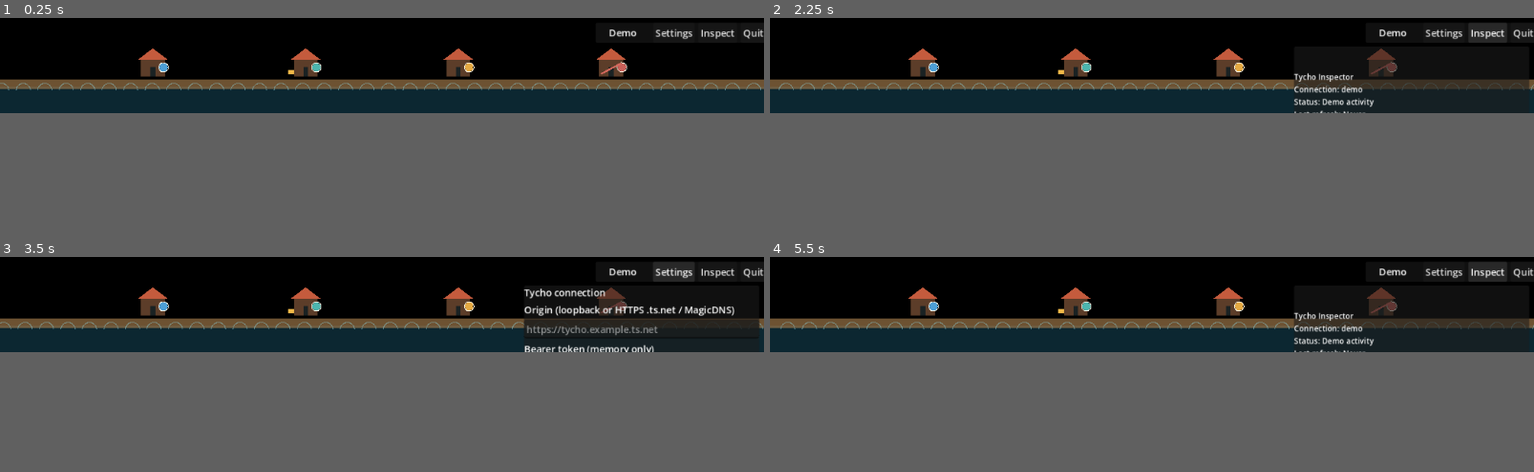
Above: before the commit, frames 1-4 (two rows, left to right).
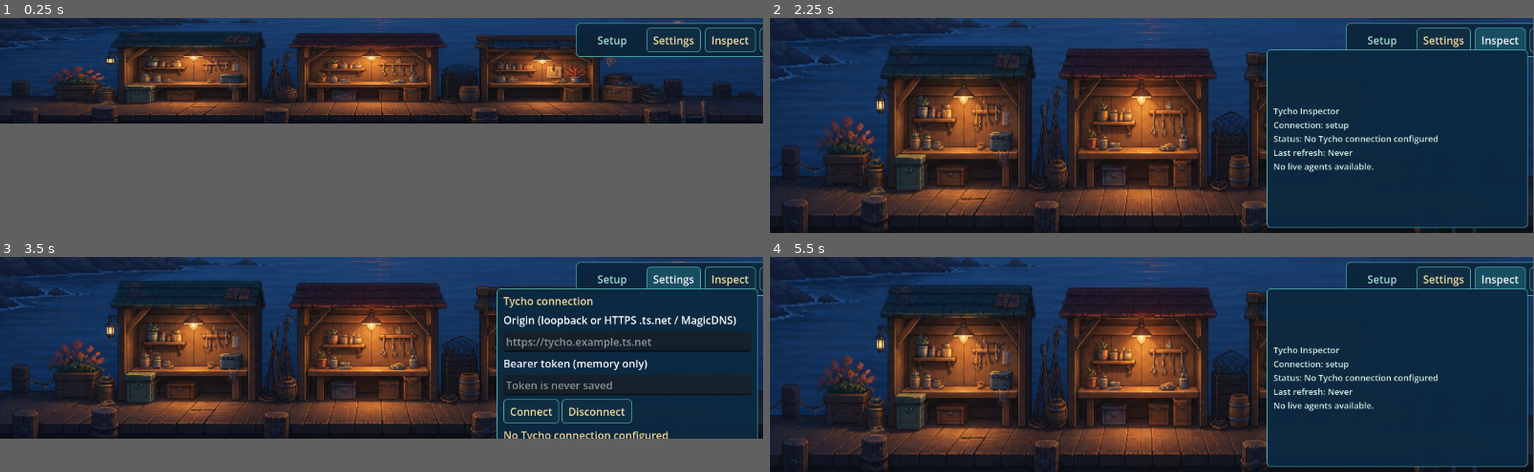
Above: after the commit, the same moments.

Repository: firewalker06/tycho-companion
Game: Godot game, scene res://main.tscn
Same seed, same stepped clock (60 frames per second), same inputs: the game is played once before the commit and once after it.
Inputs:
- Up to frame 1 (0.25 s): no input
- Up to frame 2 (2.25 s): click "Settings" at 0.5 s; click "Settings" at 1.25 s; click "Inspect" at 2 s
- Up to frame 3 (3.5 s): click "Settings" at 2.75 s
- Up to frame 4 (5.5 s): click "Inspect" at 3.5 s; click "Inspect" at 4.25 s; click "Inspect" at 5 s
In our replay, in frame 1 the window is 800x100 before the commit and 799x111 after it. These sizes can differ from the game's own. Grey fills any space a smaller window leaves; there, only what the larger window draws over its background counts as a difference.

The runs differ from the first frame. In frame 1, 41% of the frame differs, in the area x 0-100%, y 0-50%; in frame 2, 77%, in the area x 0-100%, y 0-100%; in frame 3, 66%; in frame 4, 77%.

Commit message:
feat: integrate companion illustration layer

Diff:
--- a/godot/connection_client.gd
+++ b/godot/connection_client.gd
@@ -8,14 +8,13 @@
 signal snapshot_received(activity: Dictionary, resources: Dictionary, refreshed_at: String)
 
 const SETTINGS_PATH := "user://tycho-companion.cfg"
-const MAX_RETRIES := 3
 const BASE_BACKOFF_SECONDS := 2.0
 const POLL_SECONDS := 15.0
 
 var origin := ""
 var _token := ""
-var _status := "demo"
-var _message := "Demo activity"
+var _status := "setup"
+var _message := "No Tycho connection configured"
 var _generation := 0
 var _retry_count := 0
 var _next_refresh_at := 0
@@ -71,7 +70,7 @@
 	_pending = 0
 	_activity = {}
 	_resources = {}
-	_set_status("demo", "Disconnected — showing local demo activity")
+	_set_status("setup", "Disconnected. Configure Tycho to show live activity.")
 
 func refresh() -> void:
 	if not has_live_configuration() or _pending > 0:
@@ -122,12 +121,9 @@
 	_generation += 1
 	_pending = 0
 	_retry_count += 1
-	if _retry_count <= MAX_RETRIES:
-		var delay := minf(30.0, BASE_BACKOFF_SECONDS * pow(2.0, _retry_count - 1))
-		_next_refresh_at = Time.get_ticks_msec() + int(delay * 1000.0)
-		_set_status("retrying", "%s Retrying in %d seconds." % [reason, int(delay)])
-	else:
-		_set_status("offline", "%s Reconnect from Settings." % reason)
+	var delay := minf(60.0, BASE_BACKOFF_SECONDS * pow(2.0, _retry_count - 1))
+	_next_refresh_at = Time.get_ticks_msec() + int(delay * 1000.0)
+	_set_status("retrying", "%s Retrying in %d seconds." % [reason, int(delay)])
 
 func _set_status(next_status: String, next_message: String) -> void:
 	_status = next_status
--- /dev/null
+++ b/godot/desktop_layout.gd
@@ -0,0 +1,28 @@
+class_name DesktopLayout
+extends RefCounted
+
+## The window grows upward for an overlay and keeps its bottom edge on the
+## usable desktop edge.  This keeps the compact strip stable and makes the
+## entire overlay reachable instead of clipping it at the 160 px viewport.
+const COMPACT_HEIGHT := 160
+const CONTROL_MARGIN := 8
+const CONTROL_HEIGHT := 34
+const OVERLAY_TOP := 48
+const SETTINGS_HEIGHT := 220
+const INSPECT_HEIGHT := 270
+
+static func overlay_height(kind: String) -> int:
+	match kind:
+		"settings": return SETTINGS_HEIGHT
+		"inspect": return INSPECT_HEIGHT
+		_: return 0
+
+static func window_height(kind: String) -> int:
+	return max(COMPACT_HEIGHT, OVERLAY_TOP + overlay_height(kind) + CONTROL_MARGIN)
+
+static func bottom_anchored_position(usable: Rect2i, height: int) -> Vector2i:
+	return Vector2i(usable.position.x, usable.end.y - height)
+
+static func overlay_rect(viewport_width: float, kind: String) -> Rect2:
+	var width := minf(394.0, maxf(260.0, viewport_width - 16.0))
+	return Rect2(viewport_width - width - CONTROL_MARGIN, OVERLAY_TOP, width, overlay_height(kind))
--- a/godot/main.gd
+++ b/godot/main.gd
@@ -1,26 +1,22 @@
 extends Node2D
 
 const StateMapperScript := preload("res://state_mapper.gd")
-
-const STRIP_HEIGHT := 160.0
-const DEMO := [
-	{"server": "Demo shore", "project": "harbor", "agent": "Harbor keeper", "state": "running", "unread": false, "stale": false},
-	{"server": "Demo shore", "project": "lantern", "agent": "Lantern keeper", "state": "idle", "unread": true, "stale": false},
-	{"server": "Demo shore", "project": "gate", "agent": "Gate keeper", "state": "awaiting-input", "unread": false, "stale": false},
-	{"server": "Demo shore", "project": "weather", "agent": "Weather keeper", "state": "blocked", "unread": false, "stale": false},
-]
-
-# Hooks for the later illustration pass. The MVP intentionally draws procedural
-# placeholders and never depends on a final artwork file.
-const ASSET_SLOTS := {"shoreline": "", "workshop": "", "state_cues": ""}
+const DesktopLayoutScript := preload("res://desktop_layout.gd")
+const WORKSHOP := preload("res://assets/coastal-workshop.png")
+const CARETAKER := preload("res://assets/caretaker-poses.png")
+
+# The full-width x=0..1774, y=400..784 source region retains all three lit
+# work bays. It is intentionally fitted to the compact strip, with no bars.
+const WORKSHOP_REGION := Rect2(0, 400, 1774, 384)
+const CARETAKER_CELL := Vector2(512, 512)
+const CONTROL_WIDTH := 274.0
 
 @onready var client: ConnectionClient = $ConnectionClient
 
 var tide := 0.0
 var agents: Array[Dictionary] = []
 var last_refresh := "Never"
-var inspect_visible := false
-var settings_visible := false
+var overlay_kind := ""
 var control_area: PanelContainer
 var settings_panel: PanelContainer
 var inspect_panel: PanelContainer
@@ -34,12 +30,12 @@
 	get_window().transparent = true
 	get_window().borderless = true
 	get_window().always_on_top = false
-	var usable := DisplayServer.screen_get_usable_rect()
-	get_window().position = usable.position + Vector2i(0, usable.size.y - int(STRIP_HEIGHT))
+	_apply_window_layout()
 	_build_controls()
 	client.status_changed.connect(_on_connection_status_changed)
 	client.snapshot_received.connect(_on_snapshot_received)
 	_on_connection_status_changed(client.connection_status(), client.connection_message())
+	get_viewport().size_changed.connect(_on_viewport_size_changed)
 	call_deferred("_update_passthrough")
 	queue_redraw()
 
@@ -52,16 +48,52 @@
 	if event.is_action_pressed("ui_cancel"):
 		_hide_overlays()
 	if event is InputEventKey and event.pressed and event.keycode == KEY_I:
-		_toggle_inspect()
+		_toggle_overlay("inspect")
+
+func _apply_window_layout() -> void:
+	var usable := DisplayServer.screen_get_usable_rect()
+	var height := DesktopLayoutScript.window_height(overlay_kind)
+	# Keep the canvas' logical size in lockstep with the native window. The
+	# project has a 160 px compact default, so changing window size alone would
+	# otherwise leave controls laid out in a clipped 160 px viewport.
+	get_window().content_scale_size = Vector2i(usable.size.x, height)
+	get_window().size = Vector2i(usable.size.x, height)
+	get_window().position = DesktopLayoutScript.bottom_anchored_position(usable, height)
+
+func _on_viewport_size_changed() -> void:
+	if control_area == null:
+		return
+	_layout_controls()
+	call_deferred("_update_passthrough")
+	queue_redraw()
+
+func _panel_style(color: Color) -> StyleBoxFlat:
+	var style := StyleBoxFlat.new()
+	style.bg_color = color
+	style.border_color = Color("4faea8")
+	style.set_border_width_all(1)
+	style.corner_radius_top_left = 5
+	style.corner_radius_top_right = 5
+	style.corner_radius_bottom_left = 5
+	style.corner_radius_bottom_right = 5
+	style.content_margin_left = 10
+	style.content_margin_right = 10
+	style.content_margin_top = 7
+	style.content_margin_bottom = 7
+	return style
+
+func _style_button(button: Button) -> void:
+	button.add_theme_stylebox_override("normal", _panel_style(Color("102e43e8")))
+	button.add_theme_stylebox_override("hover", _panel_style(Color("175063f2")))
+	button.add_theme_stylebox_override("pressed", _panel_style(Color("0b2536f2")))
+	button.add_theme_color_override("font_color", Color("f4dc9b"))
 
 func _build_controls() -> void:
 	var layer := CanvasLayer.new()
 	add_child(layer)
 	control_area = PanelContainer.new()
 	control_area.name = "ControlArea"
-	control_area.set_anchors_preset(Control.PRESET_TOP_RIGHT)
-	control_area.position = Vector2(-282, 8)
-	control_area.size = Vector2(274, 34)
+	control_area.add_theme_stylebox_override("panel", _panel_style(Color("0a2339e8")))
 	layer.add_child(control_area)
 	var row := HBoxContainer.new()
 	row.add_theme_constant_override("separation", 6)
@@ -70,31 +102,35 @@
 	connection_label.custom_minimum_size = Vector2(90, 0)
 	connection_label.horizontal_alignment = HORIZONTAL_ALIGNMENT_CENTER
 	connection_label.clip_text = true
+	connection_label.add_theme_color_override("font_color", Color("a9ddd2"))
 	row.add_child(connection_label)
-	var settings_button := Button.new()
-	settings_button.text = "Settings"
-	settings_button.tooltip_text = "Configure Tycho origin and token"
-	settings_button.pressed.connect(_toggle_settings)
-	row.add_child(settings_button)
-	var inspect_button := Button.new()
-	inspect_button.text = "Inspect"
-	inspect_button.tooltip_text = "Show compact diagnostics"
-	inspect_button.pressed.connect(_toggle_inspect)
-	row.add_child(inspect_button)
-	var quit_button := Button.new()
-	quit_button.text = "Quit"
-	quit_button.tooltip_text = "Quit Tycho Companion"
-	quit_button.pressed.connect(_quit)
-	row.add_child(quit_button)
+	for details in [["Settings", "Configure Tycho origin and token"], ["Inspect", "Show compact diagnostics"], ["Quit", "Quit Tycho Companion"]]:
+		var button := Button.new()
+		button.text = details[0]
+		button.tooltip_text = details[1]
+		_style_button(button)
+		match button.text:
+			"Settings": button.pressed.connect(_toggle_overlay.bind("settings"))
+			"Inspect": button.pressed.connect(_toggle_overlay.bind("inspect"))
+			"Quit": button.pressed.connect(_quit)
+		row.add_child(button)
 	_build_settings(layer)
 	_build_inspect(layer)
+	_layout_controls()
+
+func _layout_controls() -> void:
+	var width := get_viewport_rect().size.x
+	control_area.position = Vector2(width - CONTROL_WIDTH - DesktopLayoutScript.CONTROL_MARGIN, DesktopLayoutScript.CONTROL_MARGIN)
+	control_area.size = Vector2(CONTROL_WIDTH, DesktopLayoutScript.CONTROL_HEIGHT)
+	settings_panel.position = DesktopLayoutScript.overlay_rect(width, "settings").position
+	settings_panel.size = DesktopLayoutScript.overlay_rect(width, "settings").size
+	inspect_panel.position = DesktopLayoutScript.overlay_rect(width, "inspect").position
+	inspect_panel.size = DesktopLayoutScript.overlay_rect(width, "inspect").size
 
 func _build_settings(layer: CanvasLayer) -> void:
 	settings_panel = PanelContainer.new()
 	settings_panel.name = "SettingsOverlay"
-	settings_panel.set_anchors_preset(Control.PRESET_TOP_RIGHT)
-	settings_panel.position = Vector2(-402, 48)
-	settings_panel.size = Vector2(394, 190)
+	settings_panel.add_theme_stylebox_override("panel", _panel_style(Color("0b2940fa")))
 	layer.add_child(settings_panel)
 	var box := VBoxContainer.new()
 	box.add_theme_constant_override("separation", 6)
@@ -102,6 +138,7 @@
 	var title := Label.new()
 	title.text = "Tycho connection"
 	title.add_theme_font_size_override("font_size", 16)
+	title.add_theme_color_override("font_color", Color("f4dc9b"))
 	box.add_child(title)
 	var origin_label := Label.new()
 	origin_label.text = "Origin (loopback or HTTPS .ts.net / MagicDNS)"
@@ -121,10 +158,12 @@
 	box.add_child(actions)
 	var connect_button := Button.new()
 	connect_button.text = "Connect"
+	_style_button(connect_button)
 	connect_button.pressed.connect(_connect)
 	actions.add_child(connect_button)
 	var disconnect_button := Button.new()
 	disconnect_button.text = "Disconnect"
+	_style_button(disconnect_button)
 	disconnect_button.pressed.connect(_disconnect)
 	actions.add_child(disconnect_button)
 	settings_state = Label.new()
@@ -136,13 +175,12 @@
 func _build_inspect(layer: CanvasLayer) -> void:
 	inspect_panel = PanelContainer.new()
 	inspect_panel.name = "InspectOverlay"
-	inspect_panel.set_anchors_preset(Control.PRESET_TOP_RIGHT)
-	inspect_panel.position = Vector2(-402, 48)
-	inspect_panel.size = Vector2(394, 250)
+	inspect_panel.add_theme_stylebox_override("panel", _panel_style(Color("0b2940fa")))
 	layer.add_child(inspect_panel)
 	inspect_text = Label.new()
 	inspect_text.autowrap_mode = TextServer.AUTOWRAP_WORD_SMART
 	inspect_text.add_theme_font_size_override("font_size", 13)
+	inspect_text.add_theme_color_override("font_color", Color("d6eee8"))
 	inspect_panel.add_child(inspect_text)
 	inspect_panel.hide()
 
@@ -151,11 +189,9 @@
 	if not result.ok:
 		settings_state.text = str(result.error)
 		return
-	# Drop the UI's second copy immediately. ConnectionClient is the sole in-memory owner.
-	token_field.clear()
+	token_field.clear() # The client is the only in-memory owner after this point.
 	settings_state.text = "Connecting…"
 	_update_inspect_text()
-	call_deferred("_update_passthrough")
 
 func _disconnect() -> void:
 	client.disconnect_live()
@@ -163,29 +199,23 @@
 	settings_state.text = "Disconnected. No token is retained."
 	_update_inspect_text()
 
-func _toggle_settings() -> void:
-	settings_visible = not settings_visible
-	if settings_visible:
-		inspect_visible = false
-		settings_state.text = client.connection_message()
-	settings_panel.visible = settings_visible
-	inspect_panel.hide()
+func _toggle_overlay(kind: String) -> void:
+	overlay_kind = "" if overlay_kind == kind else kind
+	settings_panel.visible = overlay_kind == "settings"
+	inspect_panel.visible = overlay_kind == "inspect"
+	if overlay_kind == "settings": settings_state.text = client.connection_message()
+	if overlay_kind == "inspect": _update_inspect_text()
+	_apply_window_layout()
+	call_deferred("_layout_controls")
 	call_deferred("_update_passthrough")
 
-func _toggle_inspect() -> void:
-	inspect_visible = not inspect_visible
-	if inspect_visible:
-		settings_visible = false
-		_update_inspect_text()
-	inspect_panel.visible = inspect_visible
-	settings_panel.hide()
-	call_deferred("_update_passthrough")
-
 func _hide_overlays() -> void:
-	settings_visible = false
-	inspect_visible = false
+	if overlay_kind.is_empty(): return
+	overlay_kind = ""
 	settings_panel.hide()
 	inspect_panel.hide()
+	_apply_window_layout()
+	call_deferred("_layout_controls")
 	call_deferred("_update_passthrough")
 
 func _quit() -> void:
@@ -194,103 +224,79 @@
 
 func _on_connection_status_changed(status: String, message: String) -> void:
 	connection_label.text = status.capitalize()
-	if status == "retrying" or status == "offline":
-		for agent in agents:
-			agent.stale = true
-	if settings_visible:
-		settings_state.text = message
+	if status == "setup":
+		agents.clear()
+		last_refresh = "Never"
+	if status == "retrying":
+		for agent in agents: agent.stale = true
+	if overlay_kind == "settings": settings_state.text = message
 	_update_inspect_text()
 	queue_redraw()
 
 func _on_snapshot_received(activity: Dictionary, _resources: Dictionary, refreshed_at: String) -> void:
 	agents.clear()
-	for raw in _activity_agents(activity):
+	for raw in StateMapperScript.flatten_activity(activity):
 		agents.append(StateMapperScript.normalize_agent(raw))
 	last_refresh = refreshed_at
 	_update_inspect_text()
 	queue_redraw()
 
-func _activity_agents(activity: Dictionary) -> Array:
-	var raw_agents: Variant = activity.get("agents", [])
-	if raw_agents is Array:
-		return raw_agents
-	return []
-
 func _update_inspect_text() -> void:
-	if inspect_text == null:
-		return
-	var lines := [
-		"Tycho Inspector",
-		"Connection: %s" % client.connection_status(),
-		"Status: %s" % client.connection_message(),
-		"Last refresh: %s" % last_refresh,
-	]
-	var visible_agents := _visible_agents()
-	if visible_agents.is_empty():
+	if inspect_text == null: return
+	var lines := ["Tycho Inspector", "Connection: %s" % client.connection_status(), "Status: %s" % client.connection_message(), "Last refresh: %s" % last_refresh]
+	if agents.is_empty():
 		lines.append("No live agents available.")
 	else:
-		for agent in visible_agents:
-			lines.append("%s — %s (%s)" % [agent.agent, StateMapperScript.effective_state(agent), agent.project])
+		for agent in agents:
+			lines.append("%s — %s (%s · %s)" % [agent.agent, StateMapperScript.effective_state(agent), agent.project, agent.server])
 	inspect_text.text = "\n".join(lines)
 
-func _visible_agents() -> Array:
-	if client.has_live_configuration():
-		return agents
-	var normalized: Array = []
-	for raw in DEMO:
-		normalized.append(StateMapperScript.normalize_agent(raw))
-	return normalized
-
 func _has_motion() -> bool:
-	return _visible_agents().any(func(agent: Dictionary) -> bool: return StateMapperScript.effective_state(agent) == "running" and not agent.stale)
+	for agent in agents:
+		if StateMapperScript.effective_state(agent) == "running" and not agent.stale: return true
+	return false
 
 func _update_passthrough() -> void:
-	# Godot's explicit polygon is supported on Windows transparent borderless windows:
-	# only this rectangle accepts input; every ambient pixel passes clicks to the desktop.
 	var rect := control_area.get_global_rect()
-	if settings_visible:
-		rect = rect.merge(settings_panel.get_global_rect())
-	elif inspect_visible:
-		rect = rect.merge(inspect_panel.get_global_rect())
+	if overlay_kind == "settings": rect = rect.merge(settings_panel.get_global_rect())
+	if overlay_kind == "inspect": rect = rect.merge(inspect_panel.get_global_rect())
 	var polygon := PackedVector2Array([rect.position, Vector2(rect.end.x, rect.position.y), rect.end, Vector2(rect.position.x, rect.end.y)])
 	get_window().mouse_passthrough = false
 	DisplayServer.window_set_mouse_passthrough(polygon)
 
 func _draw() -> void:
-	var width := get_viewport_rect().size.x
-	draw_rect(Rect2(0, 116, width, 44), Color("123947b0"))
-	draw_rect(Rect2(0, 104, width, 16), Color("a67c4ca8"))
-	for wave_x in range(0, int(width), 36):
-		draw_arc(Vector2(wave_x + fmod(tide * 12.0, 36.0), 122), 12, PI, TAU, 12, Color("8ac8d080"), 1.4)
-	var visible_agents := _visible_agents()
-	if visible_agents.is_empty():
-		return
-	var gap := width / float(visible_agents.size() + 1)
-	for index in visible_agents.size():
-		_draw_workshop(Vector2(gap * float(index + 1), 99), visible_agents[index])
-
-func _draw_workshop(origin: Vector2, agent: Dictionary) -> void:
-	var dim := 0.48 if agent.stale else 1.0
-	draw_rect(Rect2(origin + Vector2(-20, -29), Vector2(40, 28)), Color("5c3d29").darkened(1.0 - dim), true)
-	var roof := PackedVector2Array([origin + Vector2(-25, -29), origin + Vector2(0, -48), origin + Vector2(25, -29)])
-	draw_colored_polygon(roof, Color("c45b3d").darkened(1.0 - dim))
-	draw_rect(Rect2(origin + Vector2(-4, -16), Vector2(8, 15)), Color("1a2223"), true)
-	var cue := _cue_color(StateMapperScript.effective_state(agent))
-	draw_circle(origin + Vector2(18, -16), 7, cue.darkened(1.0 - dim))
-	draw_arc(origin + Vector2(18, -16), 8, 0, TAU, 16, Color("f7f3e5"), 1.2)
-	if agent.unread:
-		draw_rect(Rect2(origin + Vector2(-29, -12), Vector2(10, 8)), Color("f2b948"), true)
-	if agent.state == "blocked":
-		draw_line(origin + Vector2(-17, -5), origin + Vector2(17, -23), Color("d66a5e"), 3.0)
+	var viewport := get_viewport_rect()
+	draw_texture_rect_region(WORKSHOP, viewport, WORKSHOP_REGION)
+	if agents.is_empty(): return
+	var gap := viewport.size.x / float(agents.size() + 1)
+	for index in agents.size():
+		_draw_caretaker(Vector2(gap * float(index + 1), viewport.size.y - 34.0), agents[index])
+
+func _draw_caretaker(position: Vector2, agent: Dictionary) -> void:
+	var state := StateMapperScript.effective_state(agent)
+	var cell := _pose_cell(state, agent.stale)
+	var bob := sin(tide * 1.35 + position.x * 0.01) * 2.0 if state == "running" and not agent.stale else 0.0
+	var target := Rect2(position - Vector2(45, 92) + Vector2(0, bob), Vector2(90, 90))
+	var source := Rect2(cell * CARETAKER_CELL, CARETAKER_CELL)
+	var tint := Color("ffffff") if not agent.stale else Color("82939a")
+	draw_texture_rect_region(CARETAKER, target, source, tint)
+	var cue := _cue_color(state)
+	draw_circle(position + Vector2(37, -72), 5, cue)
+	if agent.unread: draw_rect(Rect2(position + Vector2(-47, -59), Vector2(10, 8)), Color("f2b948"))
+
+func _pose_cell(state: String, stale: bool) -> Vector2:
+	if stale or state in ["stopped", "partial"]: return Vector2(2, 1)
+	match state:
+		"idle": return Vector2(0, 0)
+		"running": return Vector2(1, 0)
+		"awaiting-input": return Vector2(2, 0)
+		"succeeded": return Vector2(0, 1)
+		"failed", "blocked": return Vector2(1, 1)
+		_: return Vector2(0, 0)
 
 func _cue_color(state: String) -> Color:
 	match state:
-		"idle": return Color("4cb5ae")
-		"running": return Color("4d9fd6")
-		"awaiting-input": return Color("e5a942")
-		"blocked": return Color("c95f58")
-		"succeeded": return Color("f1c85b")
-		"failed": return Color("6d78b6")
-		"partial": return Color("9b75b9")
-		"stopped": return Color("8c9595")
-		_: return Color("4cb5ae")
+		"idle", "running": return Color("4cb5ae")
+		"awaiting-input", "succeeded": return Color("e5a942")
+		"blocked", "failed": return Color("c95f58")
+		_: return Color("8c9595")
--- a/godot/state_mapper.gd
+++ b/godot/state_mapper.gd
@@ -11,16 +11,49 @@
 		state = "idle"
 	return {
 		"key": str(raw.get("key", "")),
-		"server": str(raw.get("server", "")),
+		"server": str(raw.get("server_name", raw.get("server", raw.get("server_key", "")))),
+		"server_key": str(raw.get("server_key", raw.get("server", ""))),
+		"server_status": str(raw.get("server_status", "")).to_lower(),
+		"offline": raw.get("offline", false) == true or raw.get("server_status", "") == "offline",
 		"project": str(raw.get("project_key", raw.get("project", ""))),
 		"agent": str(raw.get("name", raw.get("agent", ""))),
 		"state": state,
 		"unread": raw.get("unread", false) == true,
 		"awaiting_input": raw.get("awaiting_input", false) == true,
 		"blocked": raw.get("blocked", false) == true,
-		"stale": raw.get("stale", false) == true or raw.get("server_status", "") == "offline",
+		"stale": raw.get("stale", false) == true or raw.get("offline", false) == true or raw.get("server_status", "") in ["offline", "stale"],
 		"prompt_queue_count": raw.get("prompt_queue_count", null),
 	}
+
+static func flatten_activity(activity: Dictionary) -> Array[Dictionary]:
+	## Tycho's activity snapshot is server-qualified. Keep that identity and its
+	## health on every record; the scene must never infer it from agent data.
+	var flattened: Array[Dictionary] = []
+	var servers: Variant = activity.get("servers", [])
+	if not servers is Array:
+		return flattened
+	for server_value in servers:
+		if not server_value is Dictionary:
+			continue
+		var server: Dictionary = server_value
+		var server_key := str(server.get("key", server.get("server_key", "")))
+		var server_name := str(server.get("name", server.get("server_name", server_key)))
+		var health := str(server.get("health", server.get("status", ""))).to_lower()
+		var is_stale: bool = server.get("stale", false) == true or server.get("offline", false) == true or health in ["offline", "stale"]
+		var server_agents: Variant = server.get("agents", [])
+		if not server_agents is Array:
+			continue
+		for agent_value in server_agents:
+			if not agent_value is Dictionary:
+				continue
+			var agent: Dictionary = agent_value.duplicate()
+			agent["server_key"] = server_key
+			agent["server_name"] = server_name
+			agent["server_status"] = health
+			agent["offline"] = health == "offline" or server.get("offline", false) == true
+			agent["stale"] = is_stale or agent.get("stale", false) == true
+			flattened.append(agent)
+	return flattened
 
 static func effective_state(agent: Dictionary) -> String:
 	if agent.blocked:
--- a/godot/tests/test_connection_client.gd
+++ b/godot/tests/test_connection_client.gd
@@ -14,15 +14,15 @@
 	assert(Client.redact_secret("safe", fixture_token) == "safe")
 
 	var client := Client.new()
-	assert(client.connection_status() == "demo")
+	assert(client.connection_status() == "setup")
 	var bad_origin := client.connect_live("https://example.com", fixture_token)
 	assert(not bad_origin.ok)
 	assert(not str(bad_origin.error).contains(fixture_token))
 	var missing_token := client.connect_live("http://localhost", "")
 	assert(not missing_token.ok)
-	assert(client.connection_status() == "demo")
+	assert(client.connection_status() == "setup")
 	client.disconnect_live()
-	assert(client.connection_status() == "demo")
+	assert(client.connection_status() == "setup")
 	client.free()
 
 	assert(Mapper.effective_state(Mapper.normalize_agent({"state": "failed", "awaiting_input": true})) == "awaiting-input")
--- /dev/null
+++ b/godot/tests/test_desktop_layout.gd
@@ -0,0 +1,16 @@
+extends SceneTree
+
+const Layout := preload("res://desktop_layout.gd")
+
+func _init() -> void:
+	assert(Layout.window_height("") == 160)
+	assert(Layout.window_height("settings") == 276)
+	assert(Layout.window_height("inspect") == 326)
+	var usable := Rect2i(20, 30, 1920, 1040)
+	assert(Layout.bottom_anchored_position(usable, 160) == Vector2i(20, 910))
+	assert(Layout.bottom_anchored_position(usable, 326) == Vector2i(20, 744))
+	var inspect := Layout.overlay_rect(1280.0, "inspect")
+	assert(inspect.position.y == 48.0 and inspect.end.y == 318.0)
+	assert(inspect.position.x >= 8.0)
+	print("Desktop layout tests passed")
+	quit(0)
--- a/godot/tests/test_state_mapper.gd
+++ b/godot/tests/test_state_mapper.gd
@@ -3,6 +3,19 @@
 const Mapper := preload("res://state_mapper.gd")
 
 func _init() -> void:
+	var activity := {
+		"servers": [{
+			"key": "north", "name": "North shore", "health": "offline",
+			"agents": [{"key": "a", "name": "Aster", "project_key": "harbor", "status": "running"}],
+		}, {
+			"key": "south", "name": "South shore", "agents": [{"key": "b", "name": "Bramble", "status": "idle"}],
+		}],
+	}
+	var flattened := Mapper.flatten_activity(activity)
+	assert(flattened.size() == 2, "server-qualified activity must not silently render zero agents")
+	var north := Mapper.normalize_agent(flattened[0])
+	assert(north.server == "North shore" and north.server_key == "north" and north.stale and north.offline and north.server_status == "offline")
+	assert(Mapper.normalize_agent(flattened[1]).server == "South shore")
 	var intent: Dictionary = Mapper.visual_intent({"key": "a", "server": "s", "status": "running", "awaiting_input": true, "blocked": true, "unread": true, "stale": true})
 	assert(intent.cue == "closed-gate")
 	assert(intent.unread)
Binary file added: godot/assets/caretaker-poses.png
Not shown, added: godot/assets/caretaker-poses.png.import
Binary file added: godot/assets/coastal-workshop.png
Not shown, added: godot/assets/coastal-workshop.png.import
Not shown, added: godot/desktop_layout.gd.uid
Not shown, added: godot/tests/test_desktop_layout.gd.uid
Not shown, changed: README.md
Not shown, changed: godot/WINDOWS_TEST_BUILD.md
Not shown, added: godot/assets/README.md
